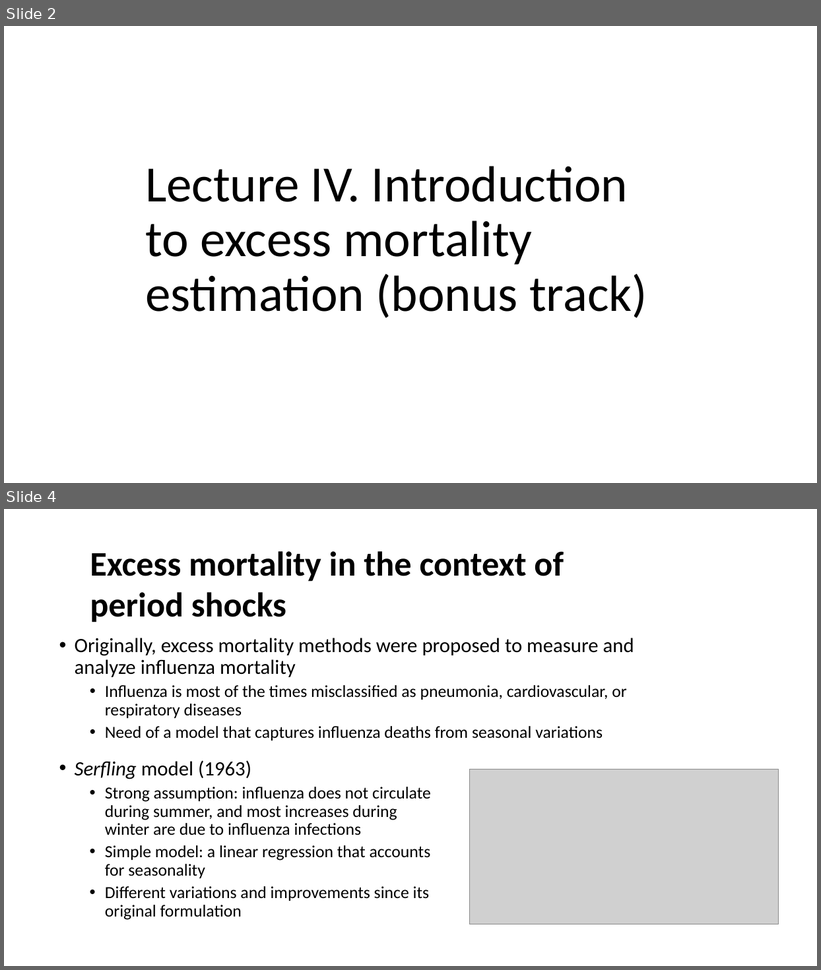
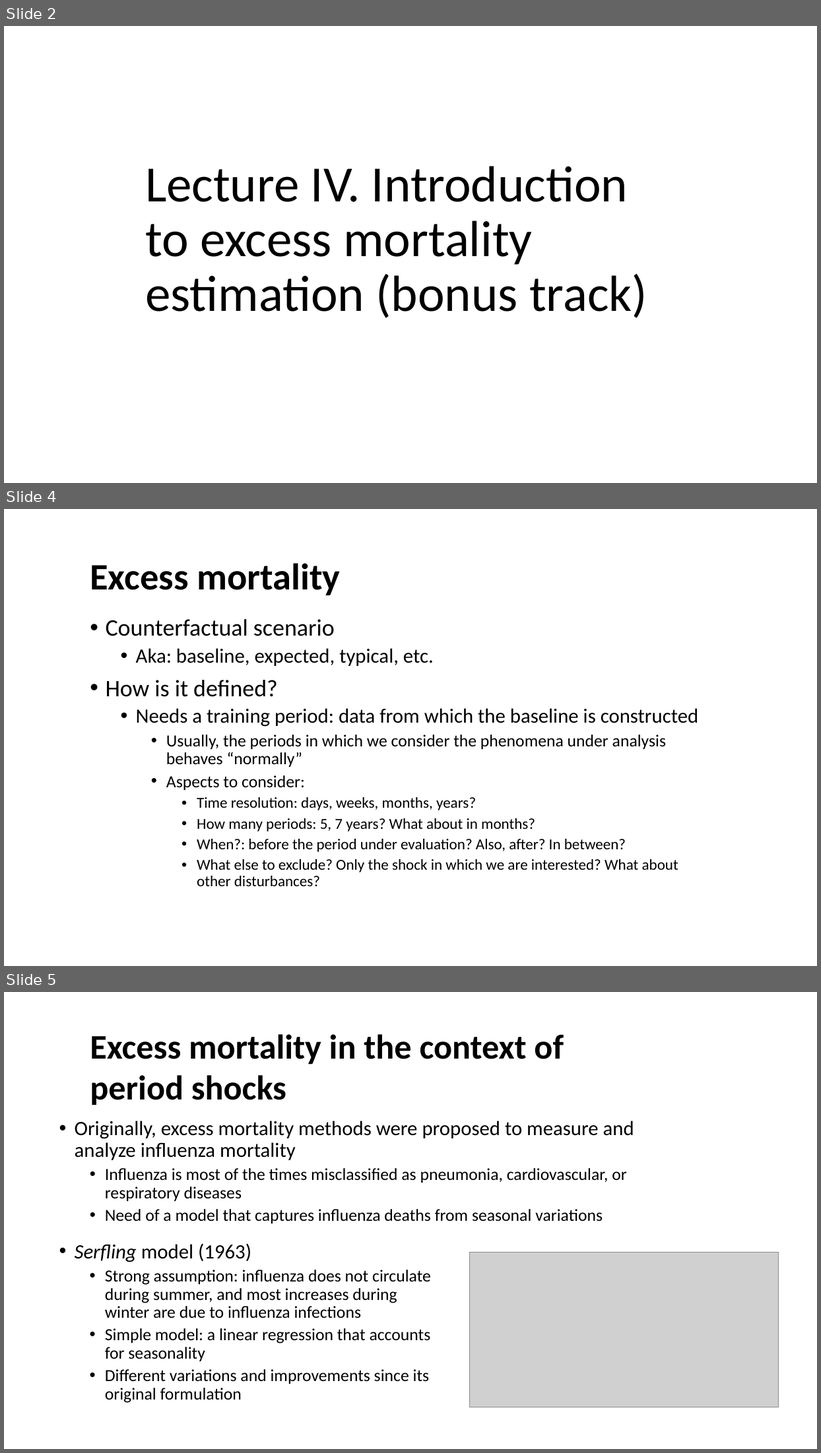
Before and after one commit to kikeacosta/edsd26_apc, a slide deck: slides/04_excess_mortality.pptx. Shown one above the other, each under a label of ours: slides 2 and 4 before the commit, slides 2, 4 and 5 after it; the slides between them are not shown. The pictures are 821x970 and 821x1453 pixels, drawn with LibreOffice and Linux fonts; fonts in the diff are those of the drawing; grey boxes stand for pictures. Boxes give left, top, right and bottom in pixels: in the first picture for what was removed or moved away, otherwise in the second. Text is boxed around its words. In the diff, an @@ line names an element or a change of style, - is before the commit and + after.

```diff
--- a/slides/04_excess_mortality.pptx
+++ b/slides/04_excess_mortality.pptx
@@ slide 4 added at (4, 509, 817, 966), background #FFFFFF @@
@@ text added at (90, 563, 340, 595), 44 pt, text #000000, bold @@
+Excess mortality
@@ text added at (106, 619, 699, 887), 18 pt, text #000000 @@
+• Counterfactual scenario
+  • Aka: baseline, expected, typical, etc.
+• How is it defined?
+  • Needs a training period: data from which the baseline is constructed
+    • Usually, the periods in which we consider the phenomena under analysis behaves “normally”
+    • Aspects to consider:
+      • Time resolution: days, weeks, months, years?
+      • How many periods: 5, 7 years? What about in months?
+      • When?: before the period under evaluation? Also, after? In between?
+      • What else to exclude? Only the shock in which we are interested? What about other disturbances?
@@ what was slide 4 is now slide 5 @@
```
Also in this commit, not shown: 6 slides changed, 1 other slide added, 13 other files.
